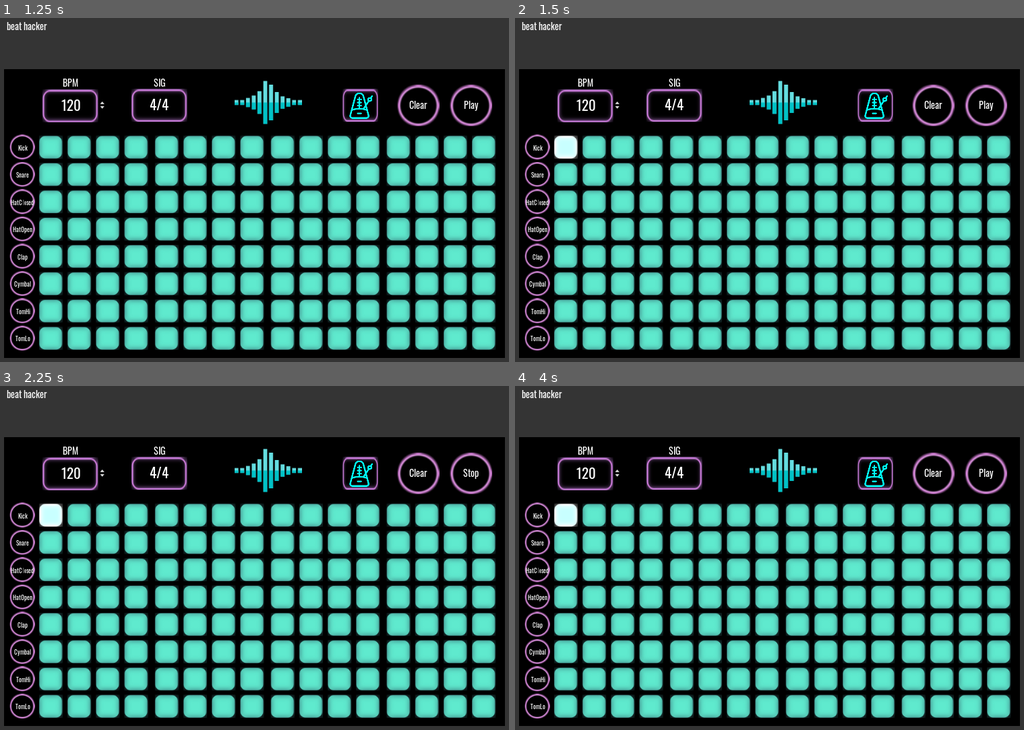
Above: before the commit, frames 1-4 (two rows, left to right).
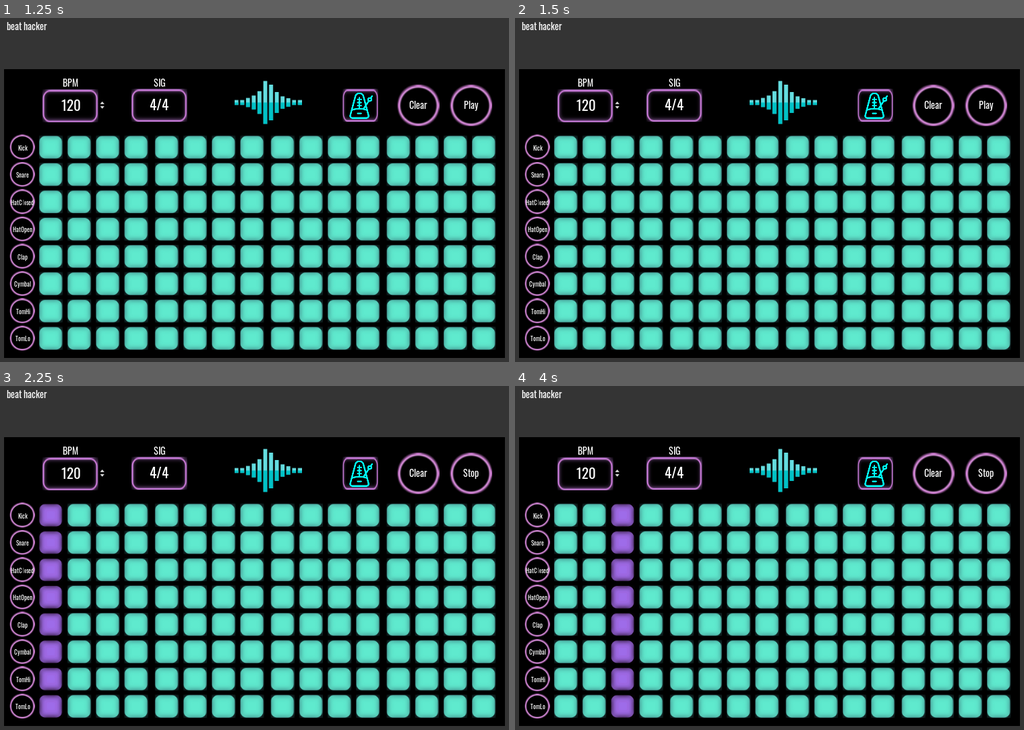
Above: after the commit, the same moments.

Repository: mdructor/beat_hacker
Game: Godot game, scene res://Assets/Scenes/SequencerView.tscn
Same seed, same stepped clock (60 frames per second), same inputs: the game is played once before the commit and once after it. This scene is started directly instead of the project's main scene.
Inputs (mouse positions are in pixels of both pictures, inside the frame that each line leads up to):
- Up to frame 1 (1.25 s): click "Clear" at 0.5 s
- Up to frame 2 (1.5 s): click (565, 148) at 1.27 s
- Up to frame 3 (2.25 s): click "Play" at 2 s
- Up to frame 4 (4 s): click "Stop" at 2.75 s; click "Play" at 3.5 s

Frame 1 is identical in both runs. In frame 2, 0.3% of the frame differs, in the area x 7-13%, y 34-41%; in frame 3, 2.5%; in frame 4, 2.9%, in the area x 7-95%, y 24-97%.
Error before the commit: Attempt to call function 'add_check_item' in base 'null instance' on a null instance. (res://Assets/Scripts/SequenceButton.gd:12)
Error after the commit: Invalid get index '0' (on base: 'bool'). (res://Assets/Scripts/SequenceButton.gd:18)

Commit message:
Working on split

Diff:
--- a/Assets/Scenes/SequenceButton.tscn
+++ b/Assets/Scenes/SequenceButton.tscn
@@ -4,14 +4,17 @@
 [ext_resource path="res://Assets/Scripts/SequenceButton.gd" type="Script" id=2]
 
 [node name="SequenceButton" type="Control"]
-margin_right = 40.0
-margin_bottom = 40.0
+margin_right = 48.0
+margin_bottom = 48.0
+script = ExtResource( 2 )
+__meta__ = {
+"_edit_use_anchors_": false
+}
 
 [node name="MainButton" type="TextureButton" parent="."]
 margin_right = 48.0
 margin_bottom = 48.0
 texture_normal = ExtResource( 1 )
-script = ExtResource( 2 )
 __meta__ = {
 "_edit_use_anchors_": false
 }
@@ -27,8 +30,11 @@
 [node name="PopupMenu" type="PopupMenu" parent="."]
 margin_right = 20.0
 margin_bottom = 20.0
-[connection signal="gui_input" from="MainButton" to="MainButton" method="_on_SequenceButton_gui_input"]
-[connection signal="mouse_exited" from="MainButton" to="MainButton" method="_on_SequenceButton_mouse_exited"]
-[connection signal="pressed" from="MainButton" to="MainButton" method="_on_SequenceButton_pressed"]
-[connection signal="index_pressed" from="PopupMenu" to="MainButton" method="_on_PopupMenu_index_pressed"]
-[connection signal="mouse_exited" from="PopupMenu" to="MainButton" method="_on_PopupMenu_mouse_exited"]
+[connection signal="gui_input" from="." to="." method="_on_SequenceButton_gui_input"]
+[connection signal="mouse_exited" from="." to="." method="_on_SequenceButton_mouse_exited"]
+[connection signal="gui_input" from="MainButton" to="." method="_on_SequenceButton_gui_input"]
+[connection signal="mouse_exited" from="MainButton" to="." method="_on_SequenceButton_mouse_exited"]
+[connection signal="pressed" from="MainButton" to="." method="_on_MainButton_pressed"]
+[connection signal="gui_input" from="SplitButton" to="." method="_on_SequenceButton_gui_input"]
+[connection signal="index_pressed" from="PopupMenu" to="." method="_on_PopupMenu_index_pressed"]
+[connection signal="mouse_exited" from="PopupMenu" to="." method="_on_PopupMenu_mouse_exited"]
--- a/Assets/Scripts/SequenceButton.gd
+++ b/Assets/Scripts/SequenceButton.gd
@@ -1,31 +1,39 @@
-extends TextureButton
+extends Control
 
 var _blueSquareDown = preload("res://Assets/Images/blue_square_down.png")
 var _blueSquare = preload("res://Assets/Images/blue_square.png")
 var _purpleSquare = preload("res://Assets/Images/purple_square.png")
 var _pinkSquare = preload("res://Assets/Images/pink_square.png")
 
-var _isChecked = false
+# var _isChecked = false
 var _isEnabled = true
+
+var _isChecked = [false, false]
+var _isSplit = false
 
 func _ready():
 	get_node("PopupMenu").add_check_item("Split")
 
-func _on_SequenceButton_pressed():
-	if (_isChecked):
-		texture_normal = _blueSquare
+func _on_MainButton_pressed():
+	if (_isChecked[0]):
+		get_node("MainButton").texture_normal = _blueSquare
 	else:
-		texture_normal = _blueSquareDown
+		get_node("MainButton").texture_normal = _blueSquareDown
 
-	_isChecked = !_isChecked
+	# if split, only change main
+	# if not split, change status of both
+	if _isSplit:
+		_isChecked[0] = !_isChecked[0]
+	else:
+		_isChecked = [!_isChecked[0], !_isChecked[0]]
 
 func check(on):
 	if on:
 		_isChecked = true
-		texture_normal = _blueSquareDown
+		get_node("MainButton").texture_normal = _blueSquareDown
 	else:
 		_isChecked = false
-		texture_normal = _blueSquare
+		get_node("MainButton").texture_normal = _blueSquare
 
 func set_state(state):
 	_isEnabled = state
@@ -33,14 +41,14 @@
 func _light_up(flag):
 	if (flag):
 		if (_isChecked):
-			texture_normal = _pinkSquare
+			get_node("MainButton").texture_normal = _pinkSquare
 		else:
-			texture_normal = _purpleSquare
+			get_node("MainButton").texture_normal = _purpleSquare
 	else:
 		if (_isChecked):
-			texture_normal = _blueSquareDown
+			get_node("MainButton").texture_normal = _blueSquareDown
 		else:
-			texture_normal = _blueSquare
+			get_node("MainButton").texture_normal = _blueSquare
 
 
 
@@ -64,8 +72,9 @@
 func _on_PopupMenu_index_pressed(index):
 	if get_node("PopupMenu").is_item_checked(index):
 		get_node("PopupMenu").set_item_checked(index, false)
+		get_node("MainButton").rect_scale = Vector2(1,1)
 		get_node("SplitButton").hide()
 	else:
 		get_node("PopupMenu").set_item_checked(index, true)
-		self.rect_scale = Vector2(0.5, 1)
+		get_node("MainButton").rect_scale = Vector2(0.5, 1)
 		get_node("SplitButton").show()
